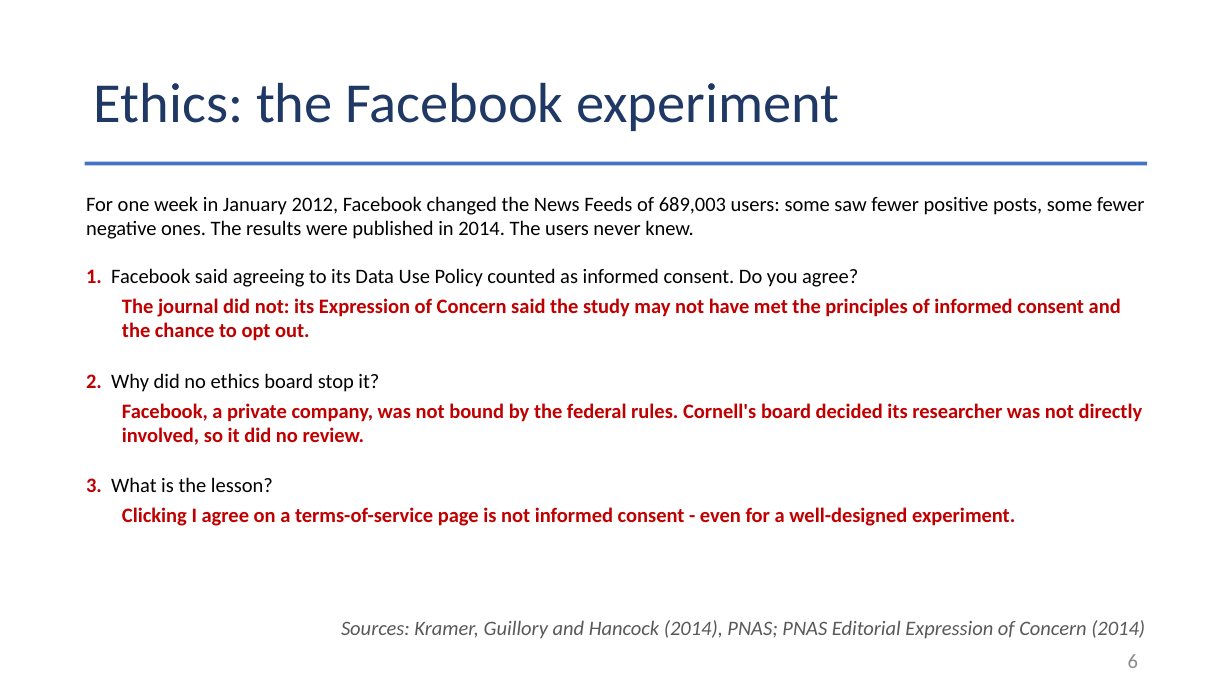
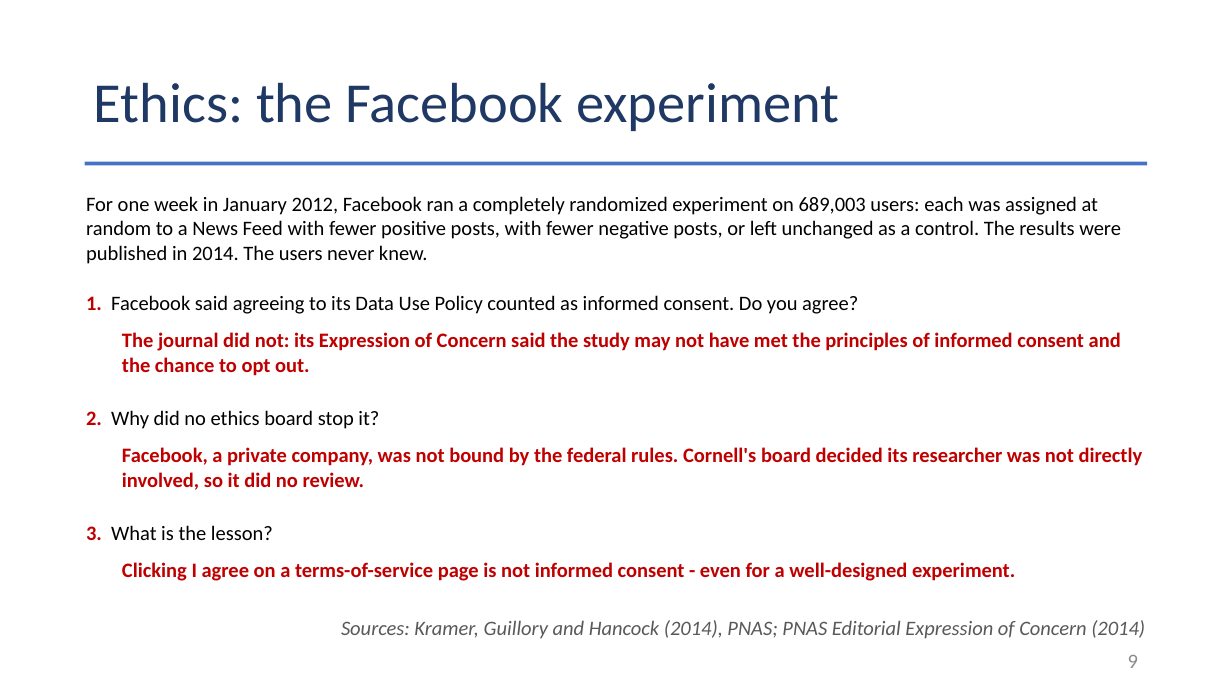
Before and after one commit to Jarred6068/Kvamme_UI_STAT251, a slide deck: slide 9 of docs/lecture_slides/Week 5/Week5_Lecture11_Slides_9_25_2026.pptx (slide 6 before the commit). Drawn at 1232x693 pixels with LibreOffice and Linux fonts; fonts in the diff are those of the drawing. Boxes give left, top, right and bottom in pixels: in the first picture for what was removed or moved away, otherwise in the second. Text is boxed around its words. In the diff, an @@ line names an element or a change of style, - is before the commit and + after.

```diff
--- a/docs/lecture_slides/Week 5/Week5_Lecture11_Slides_9_25_2026.pptx
+++ b/docs/lecture_slides/Week 5/Week5_Lecture11_Slides_9_25_2026.pptx
@@ text at (86, 196, 1121, 264): text changed @@
-For one week in January 2012, Facebook changed the News Feeds of 689,003 users: some saw fewer positive posts, some fewer negative ones. The results were published in 2014. The users never knew.
+For one week in January 2012, Facebook ran a completely randomized experiment on 689,003 users: each was assigned at random to a News Feed with fewer positive posts, with fewer negative posts, or left unchanged as a control. The results were published in 2014. The users never knew.
@@ text "1. Facebook said agreeing to ...": place and size @@
-text "1. Facebook said agreeing to ..." at (86, 268, 858, 287)
+text "1. Facebook said agreeing to ..." at (86, 295, 858, 314)
@@ text "The journal did not: its ...": place and size @@
-text "The journal did not: its ..." at (122, 298, 1121, 341)
+text "The journal did not: its ..." at (122, 332, 1121, 376)
@@ text "2. Why did no ethics ...": place and size @@
-text "2. Why did no ethics ..." at (86, 373, 379, 392)
+text "2. Why did no ethics ..." at (86, 410, 379, 429)
@@ text "Facebook, a private company, was ...": place and size @@
-text "Facebook, a private company, was ..." at (122, 403, 1143, 445)
+text "Facebook, a private company, was ..." at (122, 447, 1143, 490)
@@ text "3. What is the lesson?": place and size @@
-text "3. What is the lesson?" at (86, 477, 273, 492)
+text "3. What is the lesson?" at (86, 525, 273, 540)
@@ text "Clicking I agree on a ...": place and size @@
-text "Clicking I agree on a ..." at (122, 507, 1015, 526)
+text "Clicking I agree on a ..." at (122, 562, 1015, 581)
@@ page number at (1128, 655, 1138, 668): text changed @@
-6
+9
```
Also in this commit, not shown: 1 other slide changed, 3 slides added, 28 other files.
